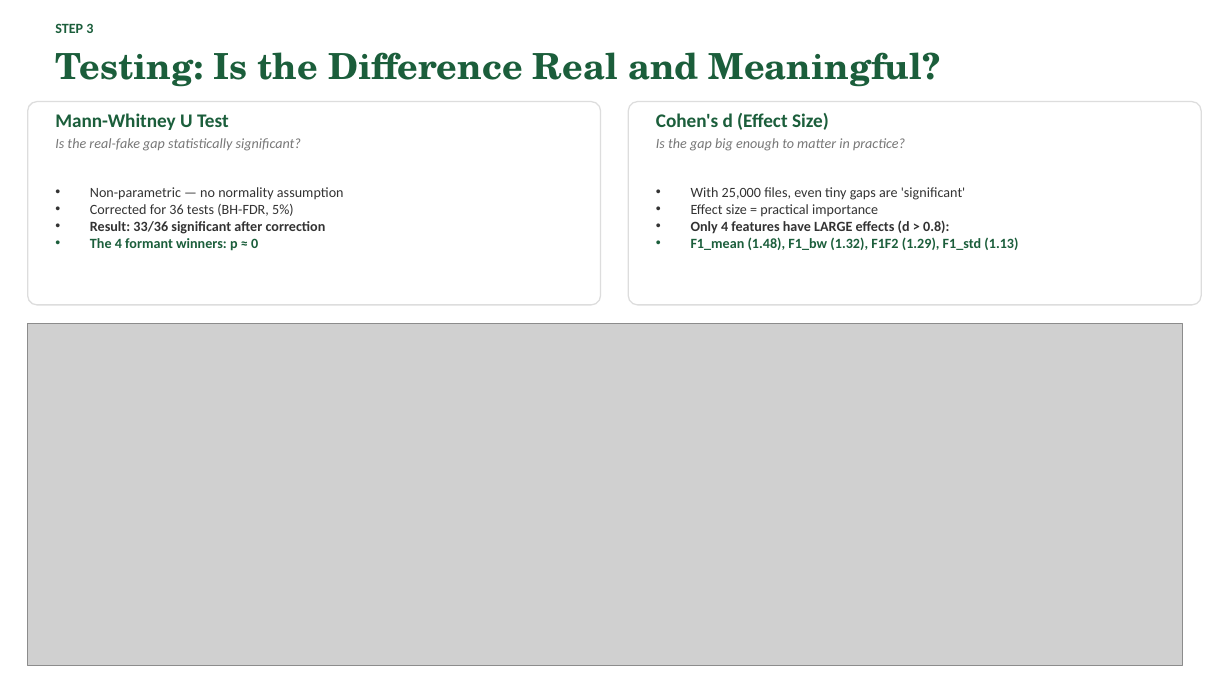
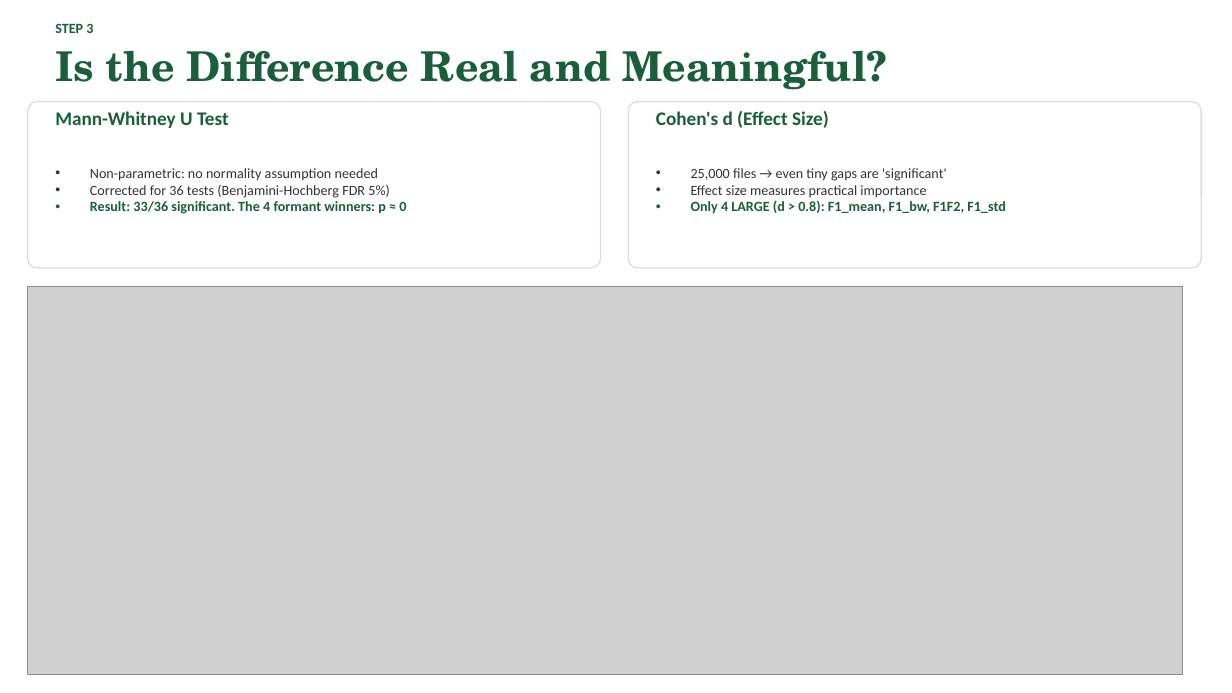
Before and after one commit to Yash-Sukhdeve/stats-audio-deepfake-detection, a slide deck: slide 4 of presentation/MCCNNY_2026_FINAL.pptx. Drawn at 1232x693 pixels with LibreOffice and Linux fonts; fonts in the diff are those of the drawing; grey boxes stand for pictures. Boxes give left, top, right and bottom in pixels: in the first picture for what was removed or moved away, otherwise in the second. Text is boxed around its words. In the diff, an @@ line names an element or a change of style, - is before the commit and + after.

```diff
--- a/presentation/MCCNNY_2026_FINAL.pptx
+++ b/presentation/MCCNNY_2026_FINAL.pptx
@@ text at (55, 50, 887, 90): text changed; size 28 to 32 pt @@
-Testing: Is the Difference Real and Meaningful?
+Is the Difference Real and Meaningful?
@@ rounded rectangle: place and size @@
-rounded rectangle at (28, 102, 601, 305)
+rounded rectangle at (28, 102, 601, 268)
@@ rounded rectangle at (28, 102, 601, 268): proportions changed @@
@@ rounded rectangle at (628, 102, 1202, 268): proportions changed @@
@@ rounded rectangle: place and size @@
-rounded rectangle at (628, 102, 1202, 305)
+rounded rectangle at (628, 102, 1202, 268)
@@ text removed at (55, 138, 302, 151) @@
-Is the real-fake gap statistically significant?
@@ text removed at (656, 138, 905, 151) @@
-Is the gap big enough to matter in practice?
@@ text at (90, 168, 406, 214): text changed @@
-• Non-parametric — no normality assumption
-• Corrected for 36 tests (BH-FDR, 5%)
-• Result: 33/36 significant after correction
-• The 4 formant winners: p ≈ 0
+• Non-parametric: no normality assumption needed
+• Corrected for 36 tests (Benjamini-Hochberg FDR 5%)
+• Result: 33/36 significant. The 4 formant winners: p ≈ 0
@@ text at (691, 168, 1006, 214): text changed; bold off @@
-• With 25,000 files, even tiny gaps are 'significant'
-• Effect size = practical importance
-• Only 4 features have LARGE effects (d > 0.8):
-• F1_mean (1.48), F1_bw (1.32), F1F2 (1.29), F1_std (1.13)
+• 25,000 files → even tiny gaps are 'significant'
+• Effect size measures practical importance
+• Only 4 LARGE (d > 0.8): F1_mean, F1_bw, F1F2, F1_std
@@ picture: place and size @@
-picture at (28, 323, 1183, 665)
+picture at (28, 287, 1183, 675)
```
Also in this commit, not shown: 6 other slides changed, 4 slides added, 1 slide removed.
